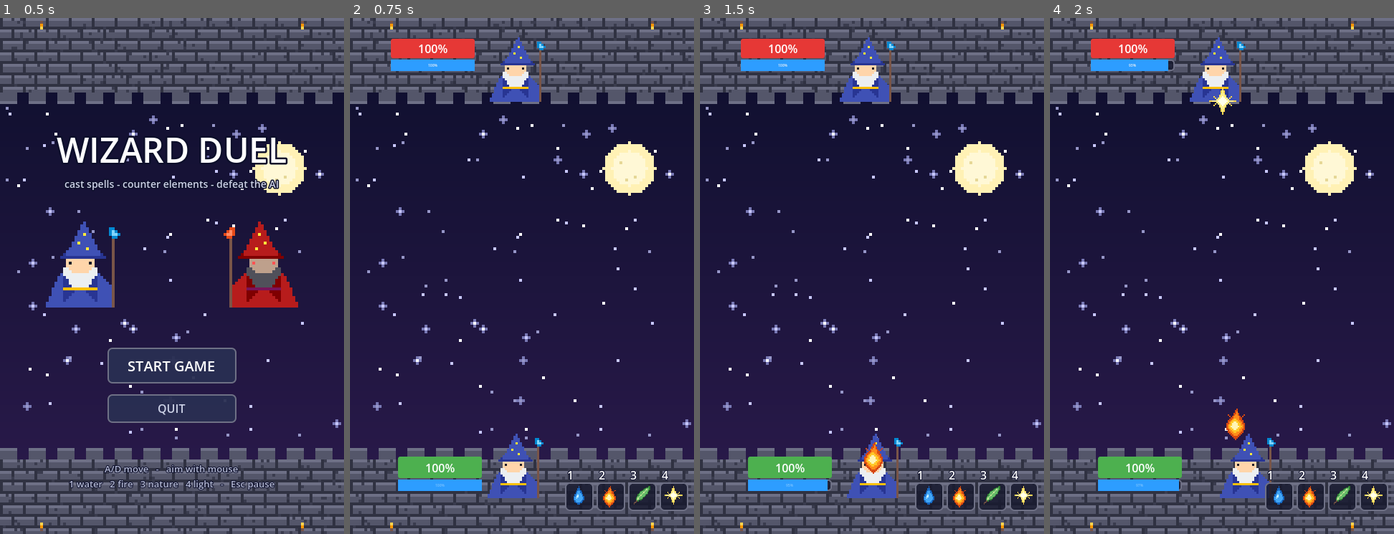
Above: before the commit, frames 1-4 (left to right).
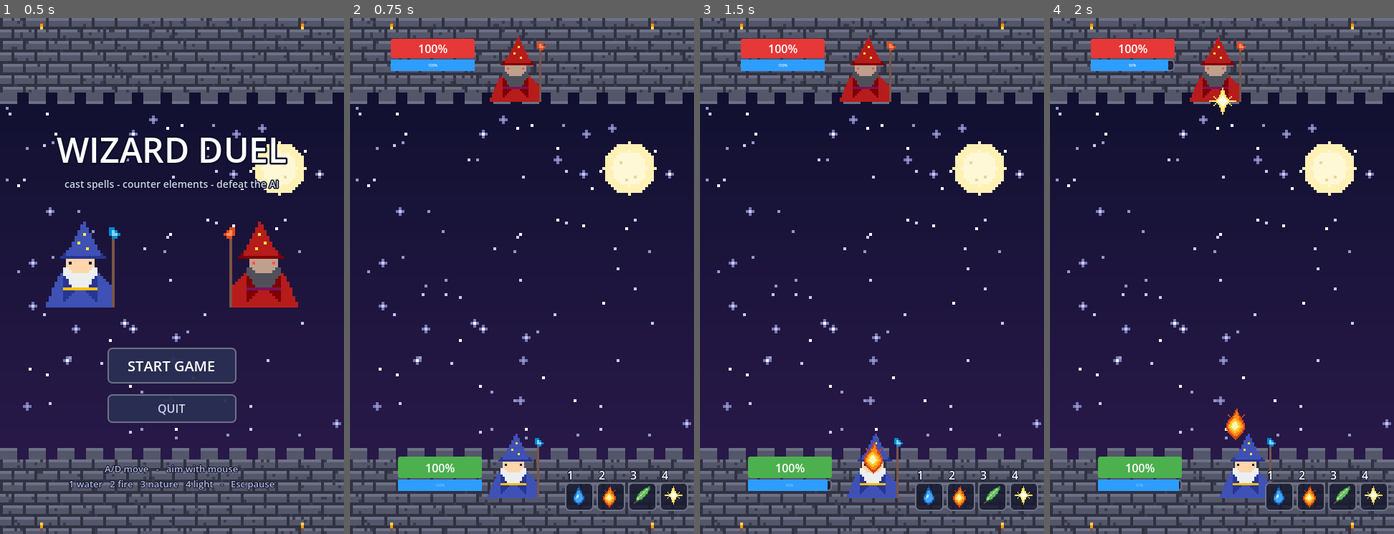
Above: after the commit, the same moments.

Repository: togewolf/computer_games_end_project
Game: Godot game, scene res://MainMenu.tscn
Two runs of this game, one before a commit and one after it. Both use one fixed random seed, a clock stepped at 60 frames per second and the inputs below.
Inputs (mouse positions are in pixels of both pictures, inside the frame that each line leads up to):
- Up to frame 1 (0.5 s): no input
- Up to frame 2 (0.75 s): click "START GAME" at 0.5 s
- Up to frame 3 (1.5 s): tap Enter at 1.25 s; move the mouse to (947, 250) at 1.27 s; hold D (move_right) from 1.28 s (still down); tap 2 (cast_fire) at 1.35 s
- Up to frame 4 (2 s): keep holding D (move_right)

Frame 1 is identical in both runs. In frame 2, 1.0% of the frame differs, in the area x 40-57%, y 3-17%; in frame 3, 1.0%; in frame 4, 1.0%.

Commit message:
Update agent.gd

Diff:
--- a/agent.gd
+++ b/agent.gd
@@ -60,6 +60,9 @@
 # Called when the node enters the scene tree for the first time.
 func _ready() -> void:
 	super()
+
+	# Use the red enemy wizard sprite (set in code so scene re-saves can't drop it again)
+	$Sprite2D.texture = preload("res://assets/wizard_agent.png")
 
 	wizard_width = shape.shape.radius * 2.0 * scale.x
 	self.is_player = false
